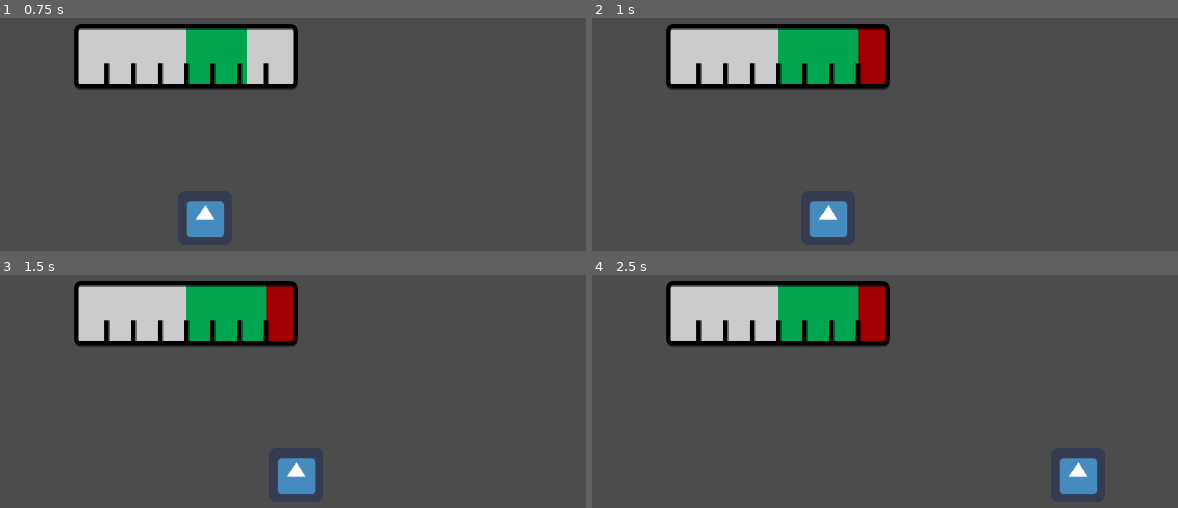
Above: before the commit, frames 1-4 (two rows, left to right).
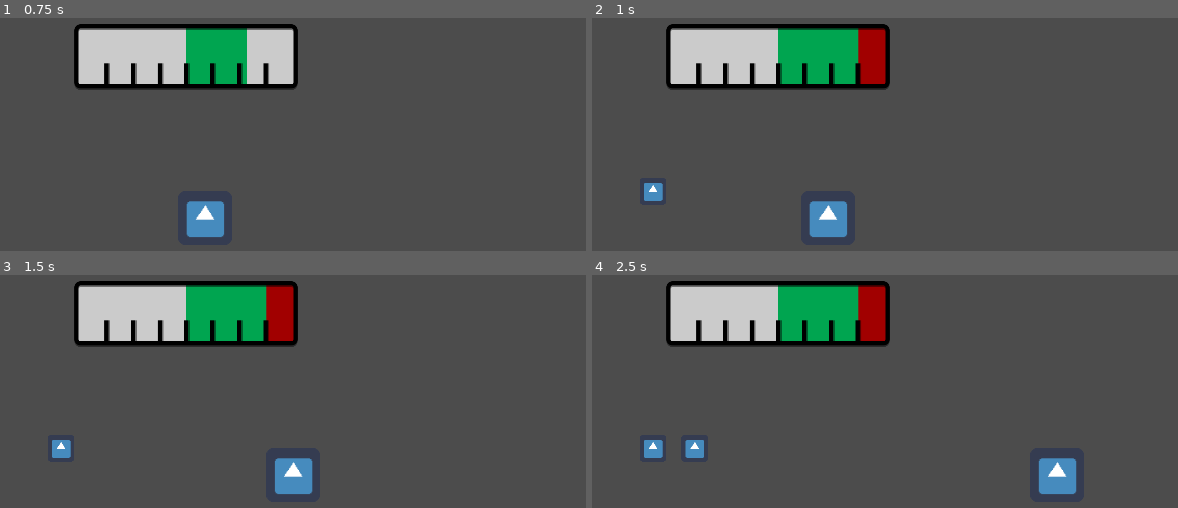
Above: after the commit, the same moments.

Repository: Merliin42/ludum-dare-49
Game: Godot game, scene res://Scenes/Main.tscn
The game is run twice, just before and just after one commit, with the same random seed, the same clock (stepped at 60 frames per second) and the same inputs. The engine's default icon, where the game draws it, is replaced by a stand-in: a white triangle on a blue panel in a dark square.
Inputs:
- Up to frame 1 (0.75 s): tap Enter at 0.5 s; hold Right (right) from 0.53 s (still down)
- Up to frame 2 (1 s): keep holding Right (right)
- Up to frame 3 (1.5 s): release Right (right) at 1.28 s; hold Left (left) from 1.28 s (still down)
- Up to frame 4 (2.5 s): release Left (left) at 2.03 s; hold Right (right) from 2.03 s (still down)

Frame 1 is identical in both runs. In frame 2, 0.2% of the frame differs, in the area x 8-13%, y 70-79%; in frame 3, 0.5%; in frame 4, 1.7%, in the area x 8-87%, y 70-94%.

Commit message:
Init lines oiseaux

Diff:
--- /dev/null
+++ b/Scenes/Line.tscn
@@ -0,0 +1,6 @@
+[gd_scene load_steps=2 format=2]
+
+[ext_resource path="res://Scripts/Line.gd" type="Script" id=1]
+
+[node name="Line" type="Position2D"]
+script = ExtResource( 1 )
--- a/Scenes/Main.tscn
+++ b/Scenes/Main.tscn
@@ -1,8 +1,9 @@
-[gd_scene load_steps=4 format=2]
+[gd_scene load_steps=5 format=2]
 
 [ext_resource path="res://icon.png" type="Texture" id=1]
 [ext_resource path="res://Scripts/Main.gd" type="Script" id=2]
 [ext_resource path="res://Scenes/HUD.tscn" type="PackedScene" id=3]
+[ext_resource path="res://Scenes/Line.tscn" type="PackedScene" id=4]
 
 [node name="Main" type="Node2D"]
 script = ExtResource( 2 )
@@ -17,5 +18,26 @@
 current = true
 
 [node name="Timer" type="Timer" parent="."]
+autostart = true
+
+[node name="Node_Oiseau" type="Node2D" parent="."]
+
+[node name="Line" parent="Node_Oiseau" instance=ExtResource( 4 )]
+position = Vector2( -400, 0 )
+
+[node name="Line2" parent="Node_Oiseau" instance=ExtResource( 4 )]
+position = Vector2( -300, 0 )
+
+[node name="Line3" parent="Node_Oiseau" instance=ExtResource( 4 )]
+position = Vector2( -200, 0 )
+
+[node name="Line4" parent="Node_Oiseau" instance=ExtResource( 4 )]
+position = Vector2( 400, 0 )
+
+[node name="Line5" parent="Node_Oiseau" instance=ExtResource( 4 )]
+position = Vector2( 300, 0 )
+
+[node name="Line6" parent="Node_Oiseau" instance=ExtResource( 4 )]
+position = Vector2( 200, 0 )
 
 [connection signal="timeout" from="Timer" to="." method="_on_Timer_timeout"]
--- a/Scenes/Weight.tscn
+++ b/Scenes/Weight.tscn
@@ -4,7 +4,6 @@
 [ext_resource path="res://Scripts/Weight.gd" type="Script" id=2]
 
 [node name="Weight" type="Node2D"]
-position = Vector2( 430, 0 )
 script = ExtResource( 2 )
 
 [node name="Sprite" type="Sprite" parent="."]
--- /dev/null
+++ b/Scripts/Line.gd
@@ -0,0 +1,3 @@
+extends Position2D
+
+export var counter : int = 0
--- a/Scripts/Main.gd
+++ b/Scripts/Main.gd
@@ -3,10 +3,11 @@
 
 var balance : float = 0.0 # Balance of the character
 
-var landing_positions : Array = [1, 2, 3] # Position where the bird can land
 var right_left : Array = [-1, 1]
 var weights : Array = [0, 0] # Total of the weights on the pole
 var counter : Array = [0, 0] # Counter of objects on the pole
+
+onready var lines : Array = [$Node_Oiseau/Line, $Node_Oiseau/Line2, $Node_Oiseau/Line3, $Node_Oiseau/Line4, $Node_Oiseau/Line5, $Node_Oiseau/Line6]
 
 var object_weight := preload("res://Scenes/Weight.tscn")
 
@@ -15,7 +16,7 @@
 
 func _process(delta):
 	var player_input : float = get_input()
-	balance = (balance + (weights[0] + weights[1] + (player_input*200)) * delta) * 1.02
+	balance = (balance + (weights[1] - weights[0] + (player_input*200)) * delta) * 1.02
 
 	print(balance)
 	$Sprite.position.x = balance
@@ -33,12 +34,11 @@
 
 func _on_Timer_timeout():
 	var side : int = randi() % 2
-	var new_position : int = right_left[side]
 	var weight := object_weight.instance()
 
-	weight.position.x = weight.position.x * new_position
-	weight.position.y -= counter[side] * 64
-	weight.weight *= new_position
+	var index : int = randi()%3 if side == 0 else randi()%3+3
+	lines[index].counter +=1
+	weight.position.y -= lines[index].counter * 64
 	weights[side] += weight.weight
 	counter[side] += 1
-	add_child(weight)
+	lines[index].add_child(weight)
